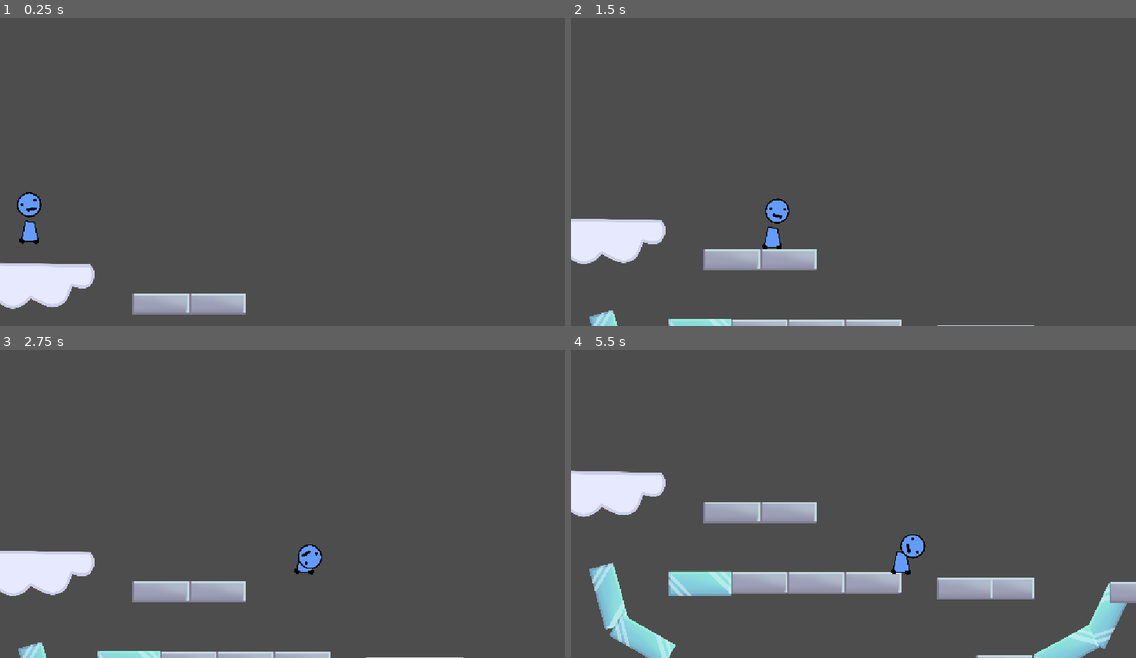
Above: before the commit, frames 1-4 (two rows, left to right).
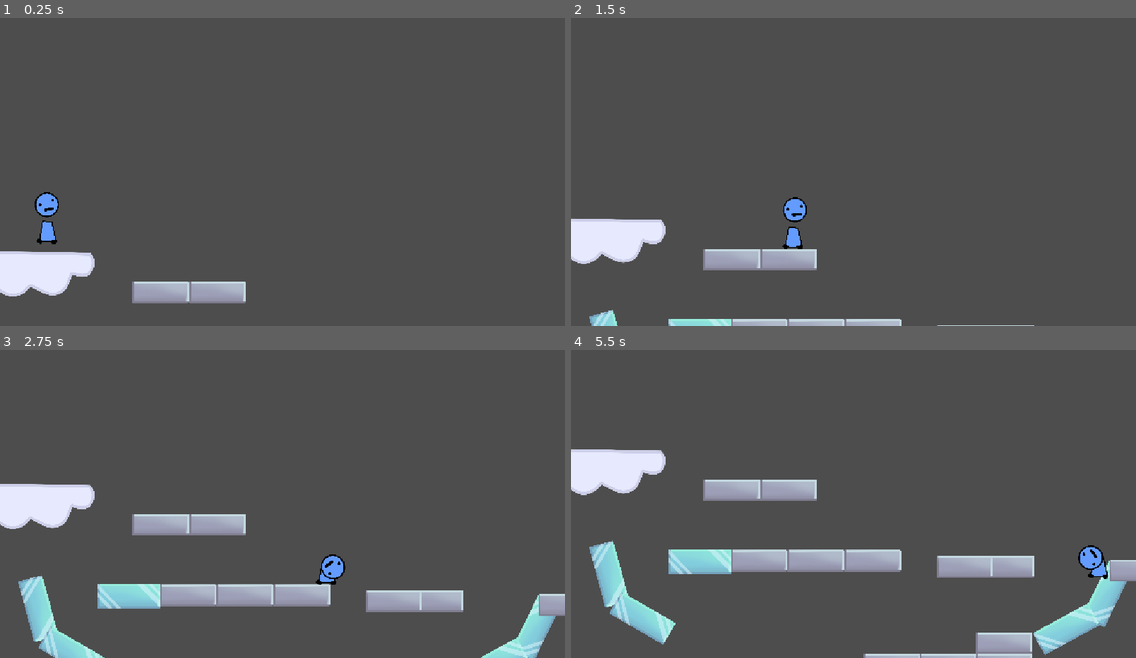
Above: after the commit, the same moments.

Repository: average4136/head-over-heels-game
Game: Godot game, scene res://Scenes/playtest_level.tscn
Two runs of this game, one before a commit and one after it. Both use one fixed random seed, a clock stepped at 60 frames per second and the inputs below. This scene is started directly instead of the project's main scene.
Inputs:
- Up to frame 1 (0.25 s): no input
- Up to frame 2 (1.5 s): tap Enter (ui_accept) at 0.5 s; hold D (move_right) from 0.53 s (still down); tap Space (jump) at 0.77 s
- Up to frame 3 (2.75 s): tap Space (jump) at 1.52 s; release D (move_right) at 2.03 s; hold A (move_left) from 2.03 s (still down)
- Up to frame 4 (5.5 s): release A (move_left) at 2.78 s; hold D (move_right) 2.78-4.28 s; tap Space (jump) at 3.02, 3.77, 4.52 s; hold A (move_left) 4.28-5.03 s; hold D (move_right) from 5.03 s (still down)

The runs differ from the first frame. In frame 1, 4.4% of the frame differs, in the area x 0-44%, y 56-97%; in frame 2, 1.0%; in frame 3, 13%; in frame 4, 21%, in the area x 0-100%, y 32-100%.

Commit message:
fixing duplicate Guy

Diff:
--- a/Scenes/Guy.tscn
+++ b/Scenes/Guy.tscn
@@ -46,7 +46,7 @@
 
 [node name="GroundRay" type="RayCast2D" parent="Character physics (node2d)/Body" unique_id=157841590]
 position = Vector2(0, -9)
-target_position = Vector2(0, 19)
+target_position = Vector2(0, 19.03)
 
 [node name="Head" type="RigidBody2D" parent="Character physics (node2d)" unique_id=1180459420]
 position = Vector2(4, -59)
--- a/Scenes/playtest_level.tscn
+++ b/Scenes/playtest_level.tscn
@@ -95,8 +95,8 @@
 position = Vector2(-496, -512)
 scale = Vector2(0.5, 0.5)
 
-[node name="Guy" parent="." unique_id=1796156875 instance=ExtResource("1_h3lg6")]
-position = Vector2(-1032, -1032)
+[node name="Oldtexturesguy" parent="." unique_id=1796156875 instance=ExtResource("1_h3lg6")]
+position = Vector2(-960, -984)
 
 [node name="Stone platform9" parent="." unique_id=951645800 instance=ExtResource("3_h3lg6")]
 position = Vector2(-376, -800)
